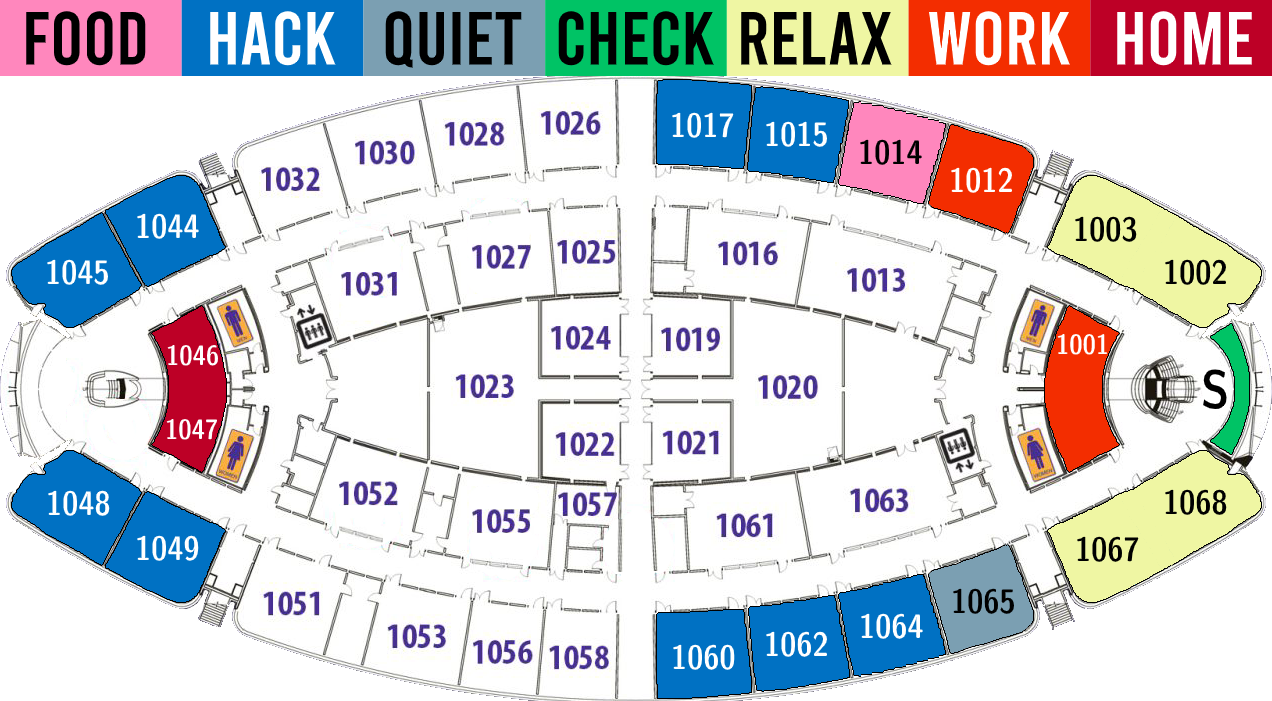
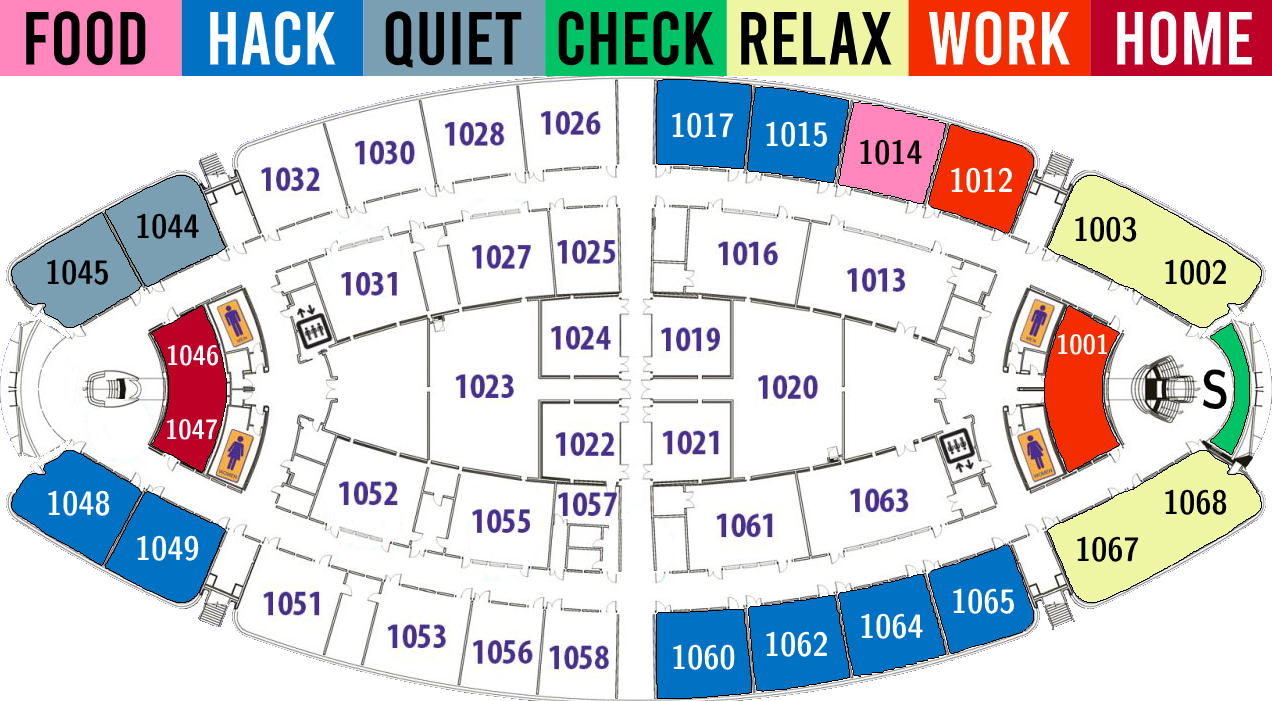
Comparing the layer stacks of the two (1272, 701) images. Changes:
moved "1065" into group "Hacking Rooms", painted on it over [953, 588, 1014, 614]
moved "1065 BG" into group "Hacking Rooms", painted on it over [929, 545, 1033, 653]
moved "1045" into group "Quiet Rooms", painted on it over [47, 259, 108, 285]
moved "1044" into group "Quiet Rooms", painted on it over [137, 213, 199, 239]
moved "1045 BG" into group "Quiet Rooms", painted on it over [12, 212, 142, 327]
moved "1044 BG" into group "Quiet Rooms", painted on it over [105, 176, 225, 287]
